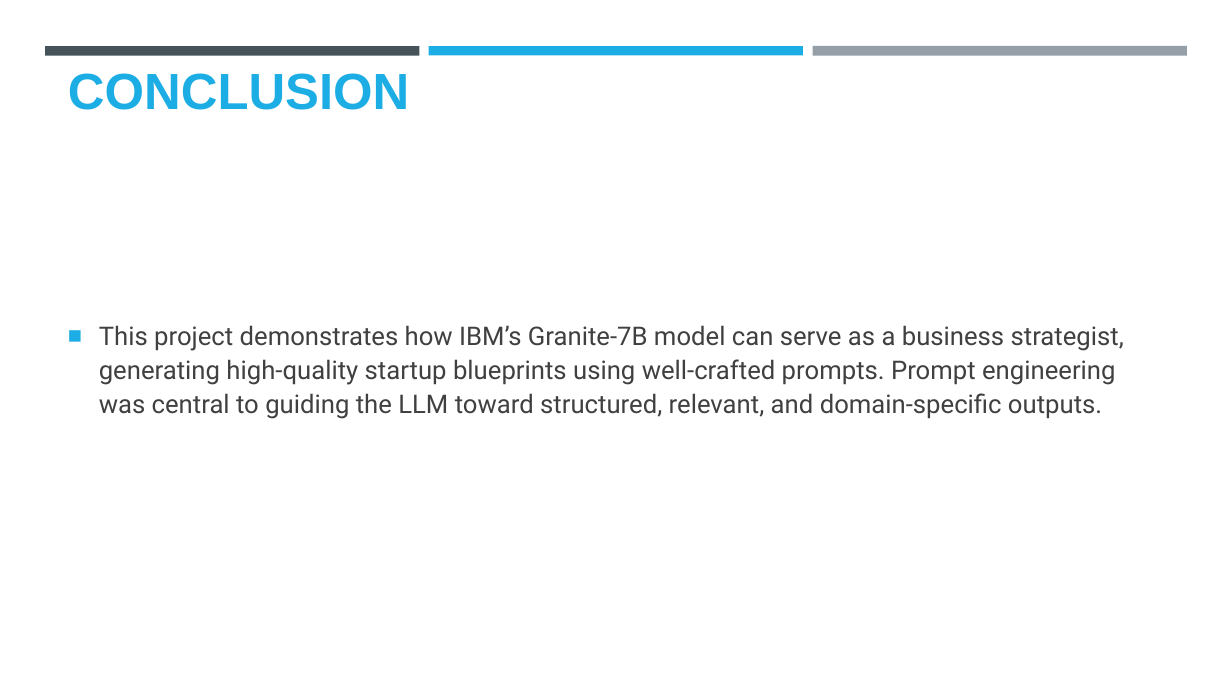
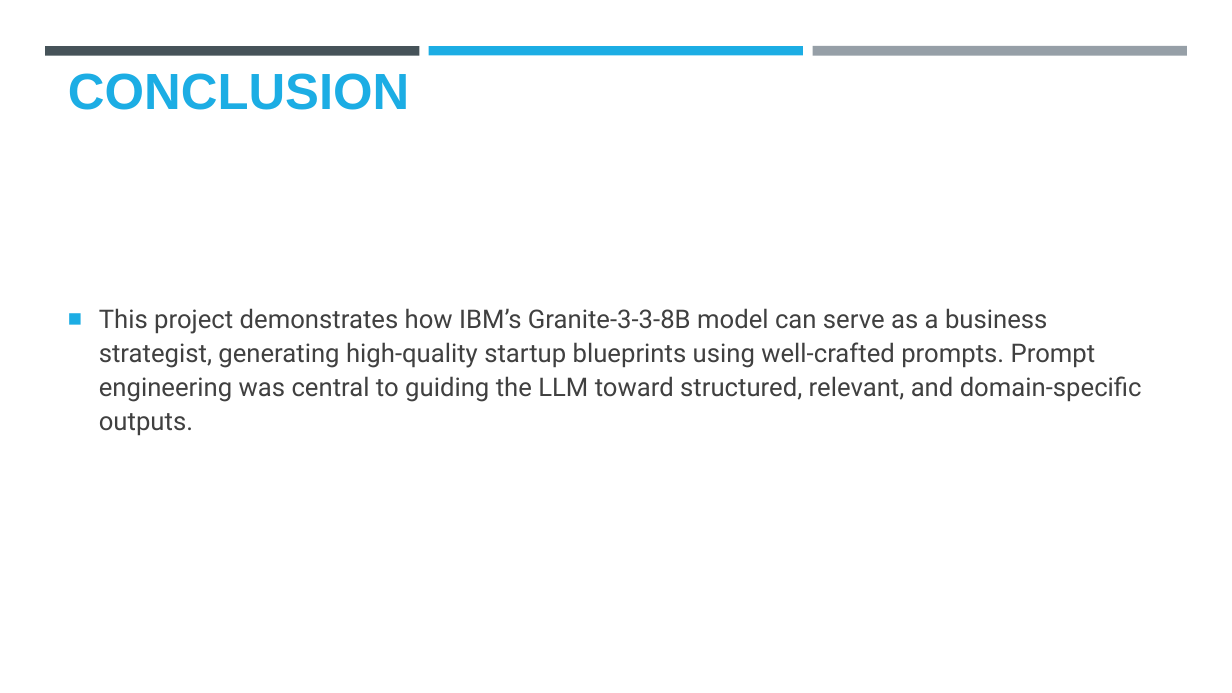
Before and after one commit to Tanishkapundhir78/Startup_Blueprint_generator, a slide deck: slide 8 of Tanishka_Blueprint_generator.pptx. Drawn at 1232x693 pixels with LibreOffice and Linux fonts; fonts in the diff are those of the drawing; background and template pictures are left out. Boxes give left, top, right and bottom in pixels: in the first picture for what was removed or moved away, otherwise in the second. Text is boxed around its words. In the diff, an @@ line names an element or a change of style, - is before the commit and + after.

```diff
--- a/Tanishka_Blueprint_generator.pptx
+++ b/Tanishka_Blueprint_generator.pptx
@@ text at box(99, 308, 1142, 436): text changed @@
-■ This project demonstrates how IBM’s Granite-7B model can serve as a business strategist, generating high-quality startup blueprints using well-crafted prompts. Prompt engineering was central to guiding the LLM toward structured, relevant, and domain-specific outputs.
+■ This project demonstrates how IBM’s Granite-3-3-8B model can serve as a business strategist, generating high-quality startup blueprints using well-crafted prompts. Prompt engineering was central to guiding the LLM toward structured, relevant, and domain-specific outputs.
```
Also in this commit, not shown: 2 other slides changed, 1 slide added, 1 slide removed.
